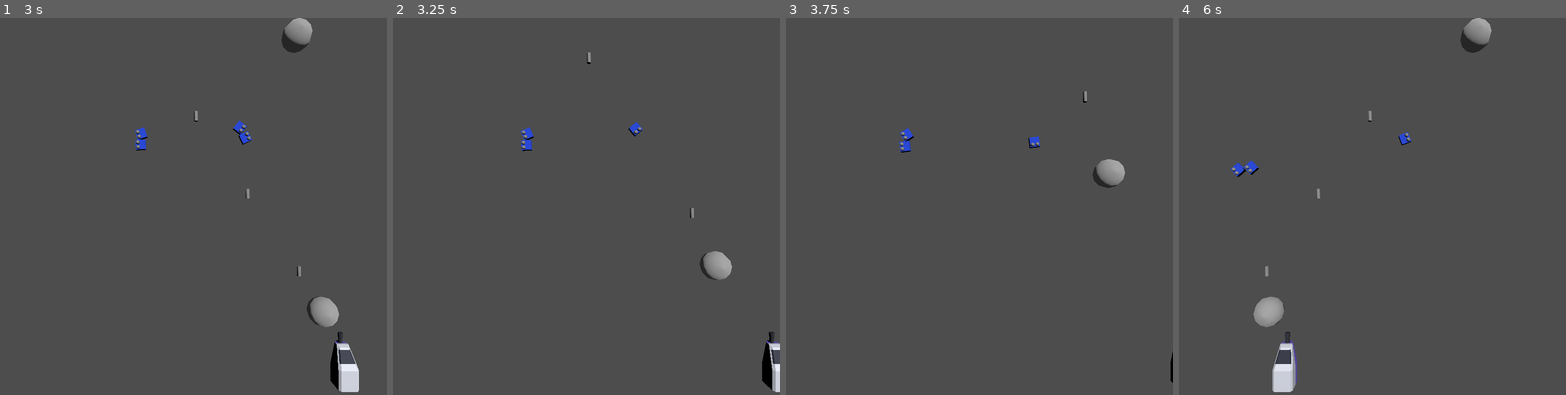
Above: before the commit, frames 1-4 (left to right).
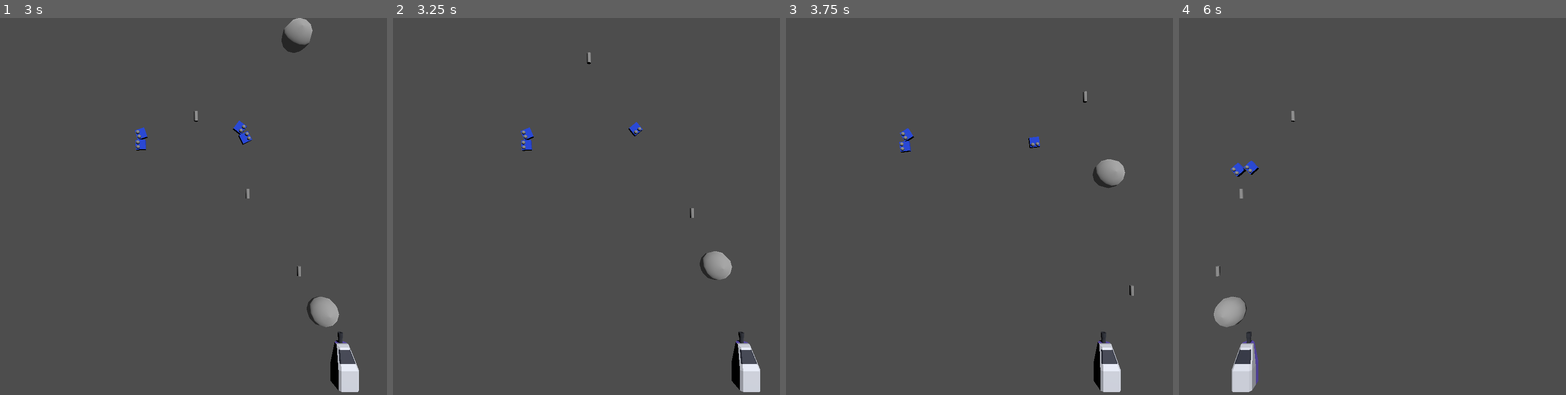
Above: after the commit, the same moments.

Repository: doctor-g/LD56
Game: Godot game, scene res://world/world.tscn
The game is run twice, just before and just after one commit, with the same random seed, the same clock (stepped at 60 frames per second) and the same inputs.
Inputs (mouse positions are in pixels of both pictures, inside the frame that each line leads up to):
- Up to frame 1 (3 s): tap Enter at 0.5 s; move the mouse to (278, 191) at 0.52 s; hold D (move_right) 0.53-1.28 s; hold Space (fire) 0.53-1.28 s; move the mouse to (116, 229) at 1.27 s; hold A (move_left) 1.28-2.03 s; tap X (launch_bubble) at 1.35, 2.85 s; move the mouse to (232, 127) at 2.02 s; hold Space (fire) 2.03-2.78 s; hold D (move_right) from 2.03 s (still down); move the mouse to (174, 289) at 2.77 s
- Up to frame 2 (3.25 s): keep holding D (move_right)
- Up to frame 3 (3.75 s): move the mouse to (1095, 270) at 3.52 s; release D (move_right) at 3.53 s; hold A (move_left) from 3.53 s (still down); hold Space (fire) from 3.53 s (still down)
- Up to frame 4 (6 s): move the mouse to (1256, 153) at 4.27 s; release Space (fire) at 4.28 s; tap X (launch_bubble) at 4.35, 5.85 s; move the mouse to (1391, 210) at 5.02 s; hold Space (fire) 5.03-5.78 s; move the mouse to (1314, 116) at 5.77 s; release A (move_left) at 5.78 s; hold D (move_right) from 5.78 s (still down)

Frame 1 is identical in both runs. In frame 2, 1.2% of the frame differs, in the area x 87-100%, y 83-100%; in frame 3, 0.8%; in frame 4, 3.0%, in the area x 9-81%, y 0-100%.

Commit message:
Add player bounds

Diff:
--- a/project/player_ship/player_ship.tscn
+++ b/project/player_ship/player_ship.tscn
@@ -7,7 +7,6 @@
 size = Vector3(0.977051, 1, 2.04834)
 
 [node name="PlayerShip" instance=ExtResource("1_rsfik")]
-collision_mask = 0
 script = ExtResource("2_qnanq")
 
 [node name="CollisionShape3D" type="CollisionShape3D" parent="." index="3"]
--- a/project/world/world.tscn
+++ b/project/world/world.tscn
@@ -1,7 +1,10 @@
-[gd_scene load_steps=3 format=3 uid="uid://iecyipog4mxn"]
+[gd_scene load_steps=4 format=3 uid="uid://iecyipog4mxn"]
 
 [ext_resource type="PackedScene" uid="uid://bfr1e5p414f76" path="res://player_ship/player_ship.tscn" id="1_47gyb"]
 [ext_resource type="PackedScene" uid="uid://6ese1ateab5u" path="res://enemies/square_enemy.tscn" id="2_gi65c"]
+
+[sub_resource type="BoxShape3D" id="BoxShape3D_hflo7"]
+size = Vector3(1, 1, 10)
 
 [node name="World" type="Node3D"]
 
@@ -17,3 +20,13 @@
 
 [node name="SquareEnemy" parent="." instance=ExtResource("2_gi65c")]
 transform = Transform3D(1, 0, 0, 0, 1, 0, 0, 0, 1, 0, 0, -12)
+
+[node name="PlayerBounds" type="StaticBody3D" parent="."]
+
+[node name="CollisionShape3D" type="CollisionShape3D" parent="PlayerBounds"]
+transform = Transform3D(1, 0, 0, 0, 1, 0, 0, 0, 1, -9, 0, 0)
+shape = SubResource("BoxShape3D_hflo7")
+
+[node name="CollisionShape3D2" type="CollisionShape3D" parent="PlayerBounds"]
+transform = Transform3D(1, 0, 0, 0, 1, 0, 0, 0, 1, 9, 0, 0)
+shape = SubResource("BoxShape3D_hflo7")
